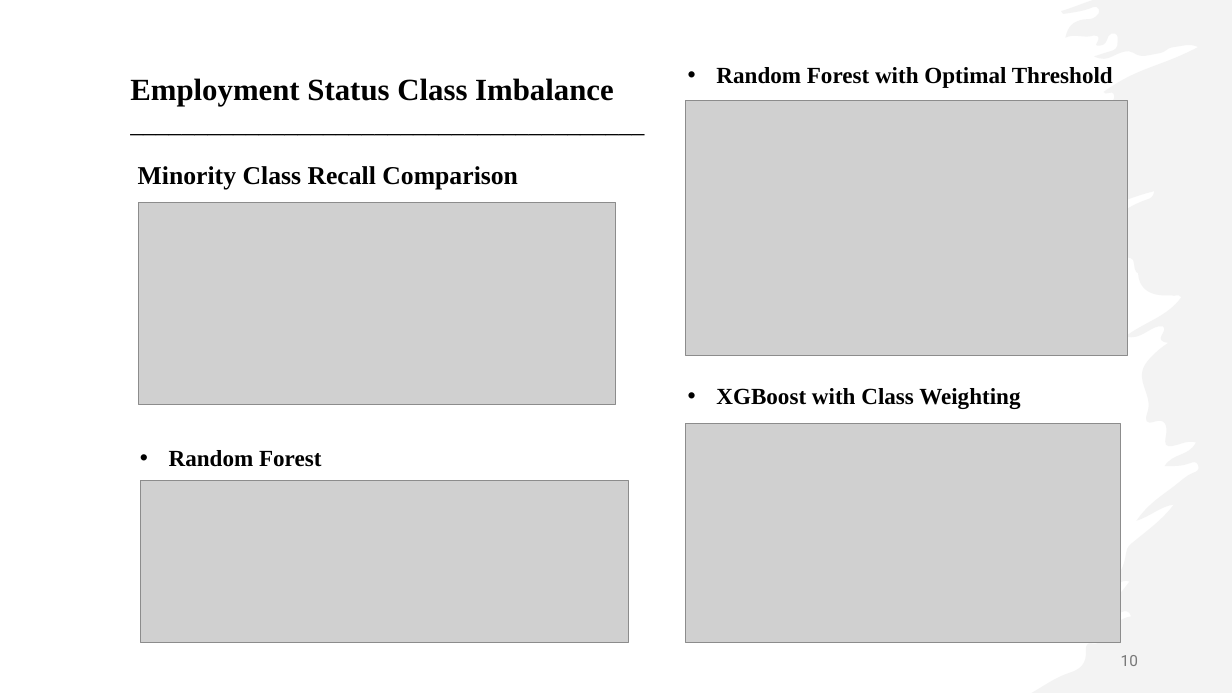
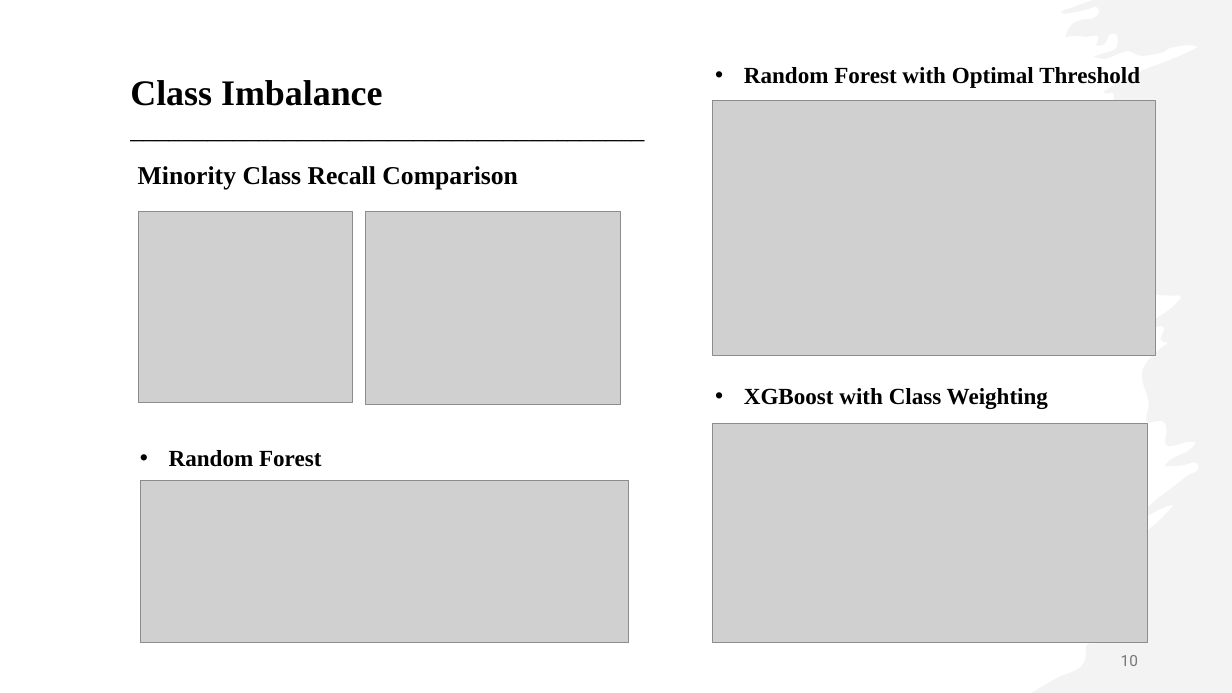
Before and after one commit to fuxima/Dal, a slide deck: slide 10 of NGS_ppt.pptx. Drawn at 1232x693 pixels with LibreOffice and Linux fonts; fonts in the diff are those of the drawing; grey boxes stand for pictures. Boxes give left, top, right and bottom in pixels: in the first picture for what was removed or moved away, otherwise in the second. Text is boxed around its words. In the diff, an @@ line names an element or a change of style, - is before the commit and + after.

```diff
--- a/NGS_ppt.pptx
+++ b/NGS_ppt.pptx
@@ text "Random Forest with Optimal Threshold": place and size @@
-text "Random Forest with Optimal Threshold" at box(716, 67, 1113, 88)
+text "Random Forest with Optimal Threshold" at box(744, 67, 1140, 88)
@@ text at box(130, 80, 382, 106): text changed; size 24 to 28 pt @@
-Employment Status Class Imbalance
+Class Imbalance
@@ picture: place and size @@
-picture at box(686, 101, 1128, 356)
+picture at box(713, 101, 1155, 356)
@@ picture added at box(139, 211, 353, 402) @@
@@ picture: place and size @@
-picture at box(139, 202, 616, 405)
+picture at box(365, 211, 620, 405)
@@ text "XGBoost with Class Weighting": place and size @@
-text "XGBoost with Class Weighting" at box(716, 388, 1020, 409)
+text "XGBoost with Class Weighting" at box(744, 388, 1048, 409)
@@ picture: place and size @@
-picture at box(686, 423, 1121, 642)
+picture at box(713, 423, 1148, 642)
```
Also in this commit, not shown: 12 other slides changed, 1 slide added, 1 other file.
